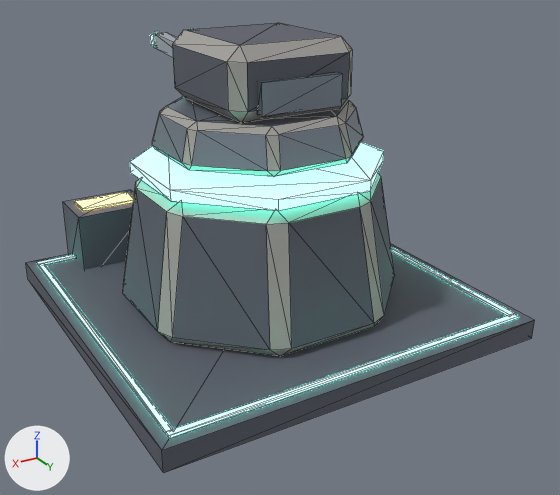
The glTF model arte/modelos/defesa/torre_defesa/torre_defesa_sem_textura.glb, before and after one commit.
The view is the same before and after, from a camera (50 mm lens) standing at (1.76, 3.12, 1.87) and looking at (-0.03, 0.15, 0.38). The lights are fixed; the arrows at lower left show +X, +Y and +Z. The older version comes first. Mesh edges are drawn as thin lines. Where no turn or scale is listed for an object, it has been applied to the vertices. Vertices at exactly the same position are counted once.

Objects in the first picture: 'torre_defesa_base', 'torre_defesa_giro' and 1 more.
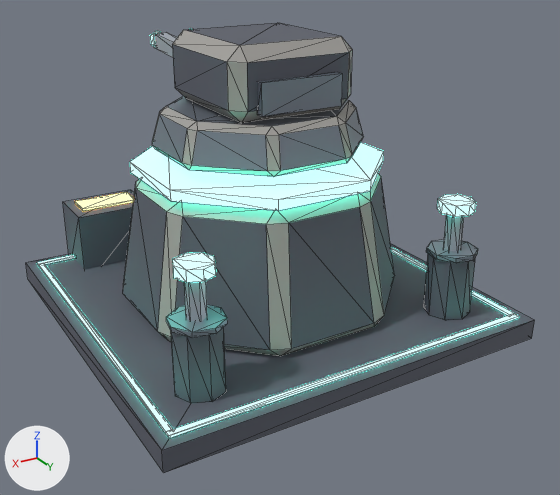
Where the change shows, as pixel boxes [x1, y1, x2, y2] in the pictures (560 x 495 px):
'torre_defesa_pistao1', added
    after: [173, 252, 216, 322]
    faces in mat_p_cristal (cyan #6cffe1, glowing cyan #6cffe1): [173, 252, 216, 283]
    faces in mat_p_metal (light grey #adb5bf): [184, 281, 207, 322]
'torre_defesa_pistao0', added
    after: [437, 194, 476, 251]
    faces in mat_p_cristal (cyan #6cffe1, glowing cyan #6cffe1): [437, 194, 476, 217]
    faces in mat_p_metal (light grey #adb5bf): [444, 215, 464, 251]
part 1 of me_torre_defesa_base, added
    after: [424, 254, 476, 320]
part 2 of me_torre_defesa_base, added
    after: [171, 327, 226, 403]
part 3 of me_torre_defesa_base, added
    after: [426, 239, 478, 263]
part 4 of me_torre_defesa_base, added
    after: [166, 304, 228, 338]

The change, as a diff of the scene's bpy script:
```diff
--- a/arte/modelos/defesa/torre_defesa/torre_defesa_sem_textura.glb.py
+++ b/arte/modelos/defesa/torre_defesa/torre_defesa_sem_textura.glb.py
@@ me_torre_defesa_base @@
 # used by ob_torre_defesa_base; location = (0.0, 0.0, 0.0)
-me_torre_defesa_base.from_pydata(...)  # 120 vertices, 216 faces; spans x -0.95..0.95, y -1.0..0.95, z 0.0..0.81
+me_torre_defesa_base.from_pydata(...)  # 184 vertices, 328 faces; spans x -0.95..0.95, y -1.0..0.95, z 0.0..0.81
+# me_torre_defesa_base part 1: a new loose piece, an 8-sided cylinder along z spanning x -0.77..-0.55, y 0.55..0.77, z 0.1..0.4, in mat_p_escuro (dark grey #595d69)
+# me_torre_defesa_base part 2: a new loose piece, an 8-sided cylinder along z spanning x 0.55..0.77, y 0.55..0.77, z 0.1..0.4, in mat_p_escuro (dark grey #595d69)
+# me_torre_defesa_base part 3: a new loose piece, an 8-sided cylinder along z spanning x -0.778..-0.542, y 0.542..0.778, z 0.402..0.426, in mat_p_aco (grey #8b95a2)
+# me_torre_defesa_base part 4: a new loose piece, an 8-sided cylinder along z spanning x 0.542..0.778, y 0.542..0.778, z 0.402..0.426, in mat_p_aco (grey #8b95a2)
 me_torre_defesa_base.materials.append(mat_p_concreto)
@@ me_torre_defesa_base @@
 me_torre_defesa_base.materials.append(mat_p_fogo)
+me_torre_defesa_base.materials.append(mat_p_aco)  # grey #8b95a2
@@ me_torre_defesa_pistao1 @@
+me_torre_defesa_pistao1.from_pydata(...)  # a 6-sided cylinder along z spanning x -0.036..0.036, y -0.041..0.041, z 0.0..0.22, material slot 0; an 8-sided cylinder along z spanning x -0.085..0.085, y -0.085..0.085, z 0.215..0.265, material slot 1
+me_torre_defesa_pistao1.materials.append(mat_p_metal)  # light grey #adb5bf
+me_torre_defesa_pistao1.materials.append(mat_p_cristal)  # cyan #6cffe1, glowing cyan #6cffe1
@@ me_torre_defesa_pistao0 @@
+me_torre_defesa_pistao0.from_pydata(...)  # a 6-sided cylinder along z spanning x -0.036..0.036, y -0.041..0.041, z 0.0..0.22, material slot 0; an 8-sided cylinder along z spanning x -0.085..0.085, y -0.085..0.085, z 0.215..0.265, material slot 1
+me_torre_defesa_pistao0.materials.append(mat_p_metal)  # light grey #adb5bf
+me_torre_defesa_pistao0.materials.append(mat_p_cristal)  # cyan #6cffe1, glowing cyan #6cffe1
@@ ob_torre_defesa_pistao1 @@
+ob_torre_defesa_pistao1 = bpy.data.objects.new('torre_defesa_pistao1', me_torre_defesa_pistao1)
+ob_torre_defesa_pistao1.location = (0.66, 0.66, 0.4)
@@ ob_torre_defesa_pistao0 @@
+ob_torre_defesa_pistao0 = bpy.data.objects.new('torre_defesa_pistao0', me_torre_defesa_pistao0)
+ob_torre_defesa_pistao0.location = (-0.66, 0.66, 0.4)
```
